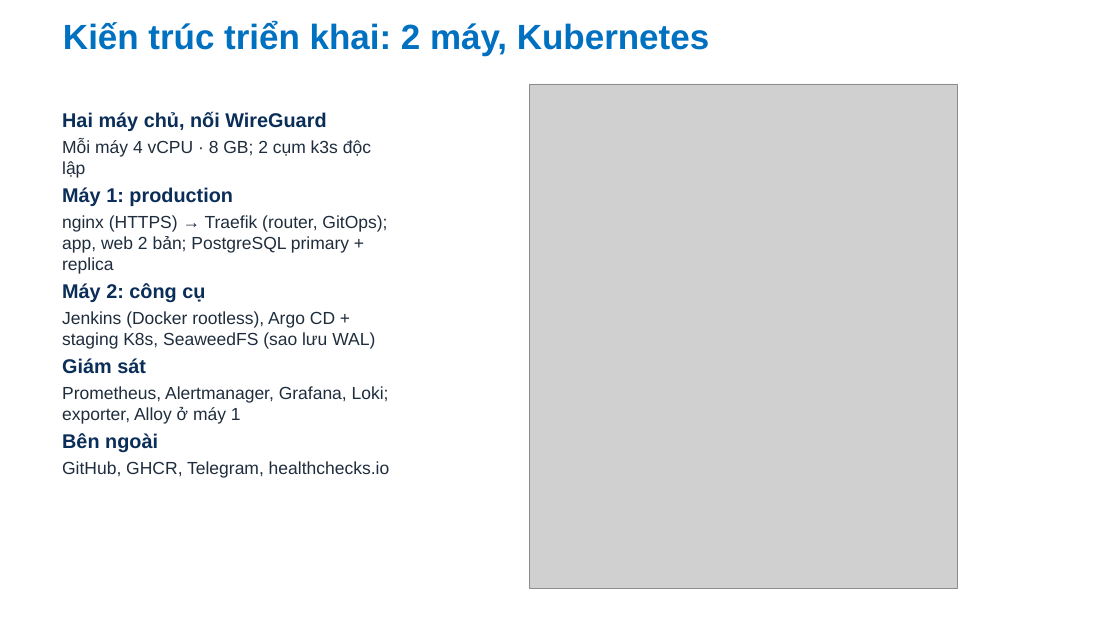
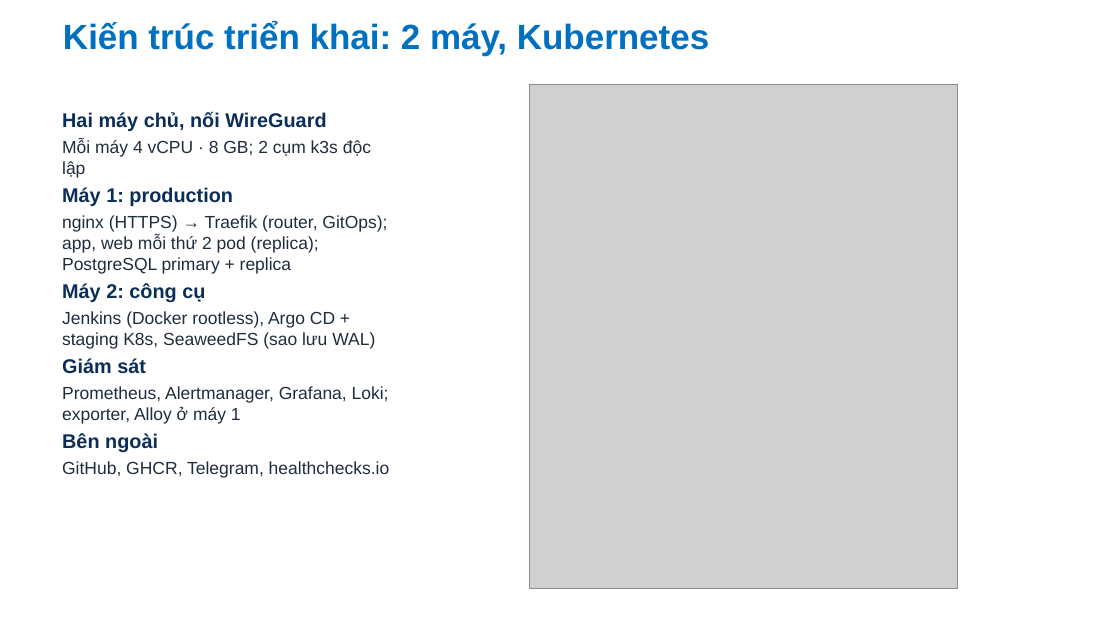
Before and after one commit to Anpham120/restaurant-management-system, a slide deck: slide 6 of docs/bao-cao/Slide_TrienKhaiPhanMem_AtlasRestaurant.pptx. Drawn at 1120x630 pixels with LibreOffice and Linux fonts; fonts in the diff are those of the drawing; grey boxes stand for pictures; background and template pictures are left out. Boxes give left, top, right and bottom in pixels: in the first picture for what was removed or moved away, otherwise in the second. Text is boxed around its words. In the diff, an @@ line names an element or a change of style, - is before the commit and + after.

```diff
--- a/docs/bao-cao/Slide_TrienKhaiPhanMem_AtlasRestaurant.pptx
+++ b/docs/bao-cao/Slide_TrienKhaiPhanMem_AtlasRestaurant.pptx
@@ text at [62, 215, 387, 274]: text changed @@
-nginx (HTTPS) → Traefik (router, GitOps); app, web 2 bản; PostgreSQL primary + replica
+nginx (HTTPS) → Traefik (router, GitOps); app, web mỗi thứ 2 pod (replica); PostgreSQL primary + replica
```
Also in this commit, not shown: 6 other slides changed, 6 other files.
